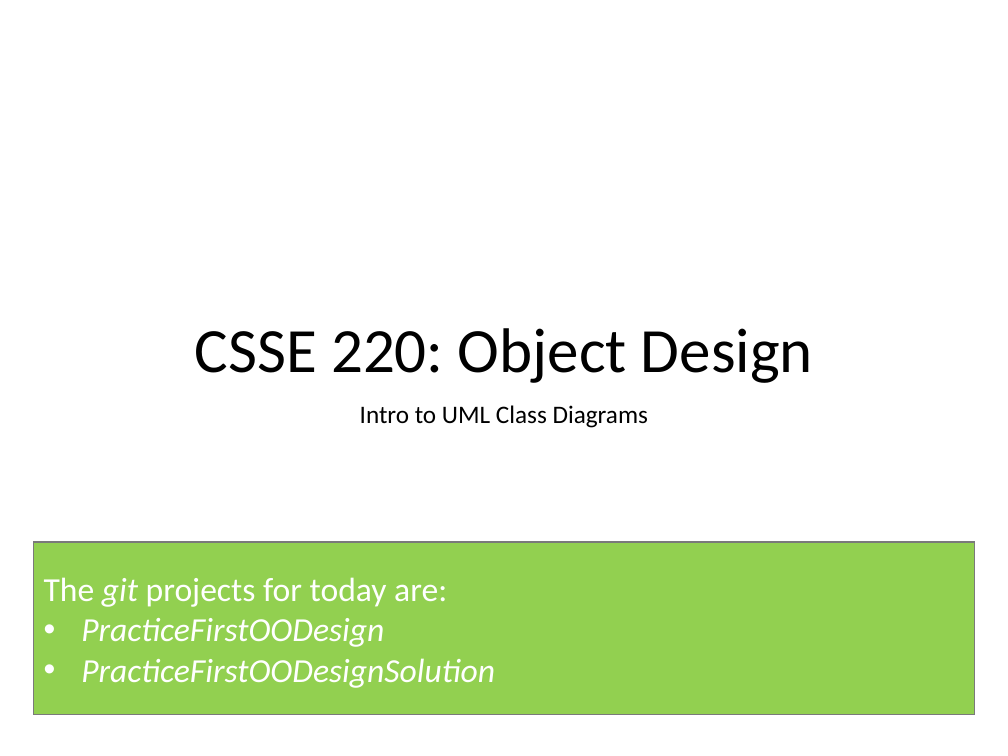
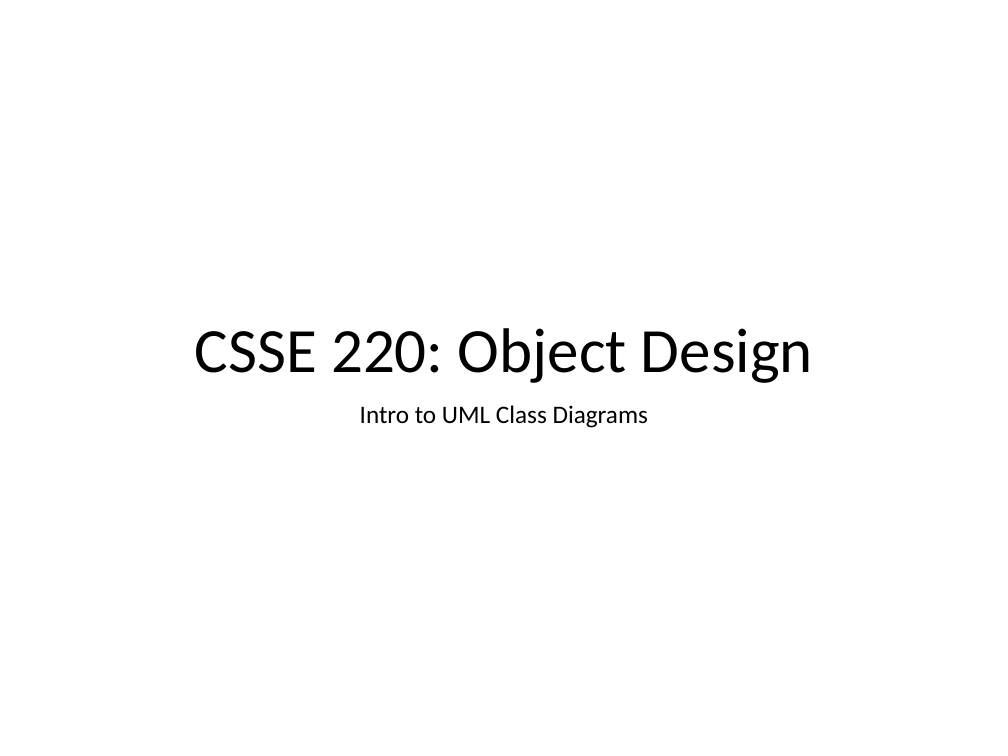
Before and after one commit to RHIT-CSSE/csse220, a slide deck: slide 1 of ClassMaterials/SETechniques/Slides/Part2-SETechniques-UML.pptx. Drawn at 1008x756 pixels with LibreOffice and Linux fonts; fonts in the diff are those of the drawing. Boxes give left, top, right and bottom in pixels: in the first picture for what was removed or moved away, otherwise in the second. Text is boxed around its words. In the diff, an @@ line names an element or a change of style, - is before the commit and + after.

Commit message:
adjusting SETechniques day and giving starter and solution code

```diff
--- a/ClassMaterials/SETechniques/Slides/Part2-SETechniques-UML.pptx
+++ b/ClassMaterials/SETechniques/Slides/Part2-SETechniques-UML.pptx
@@ rectangle removed at (33,542,974,715) @@
-The git projects for today are:
-• PracticeFirstOODesign
-• PracticeFirstOODesignSolution
```
Also in this commit, not shown: 11 other files.
